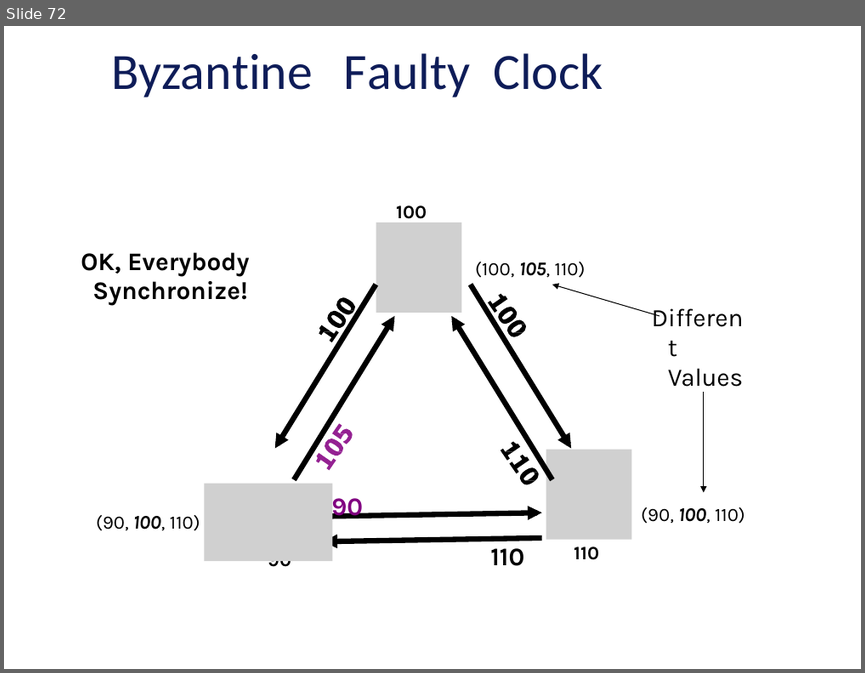
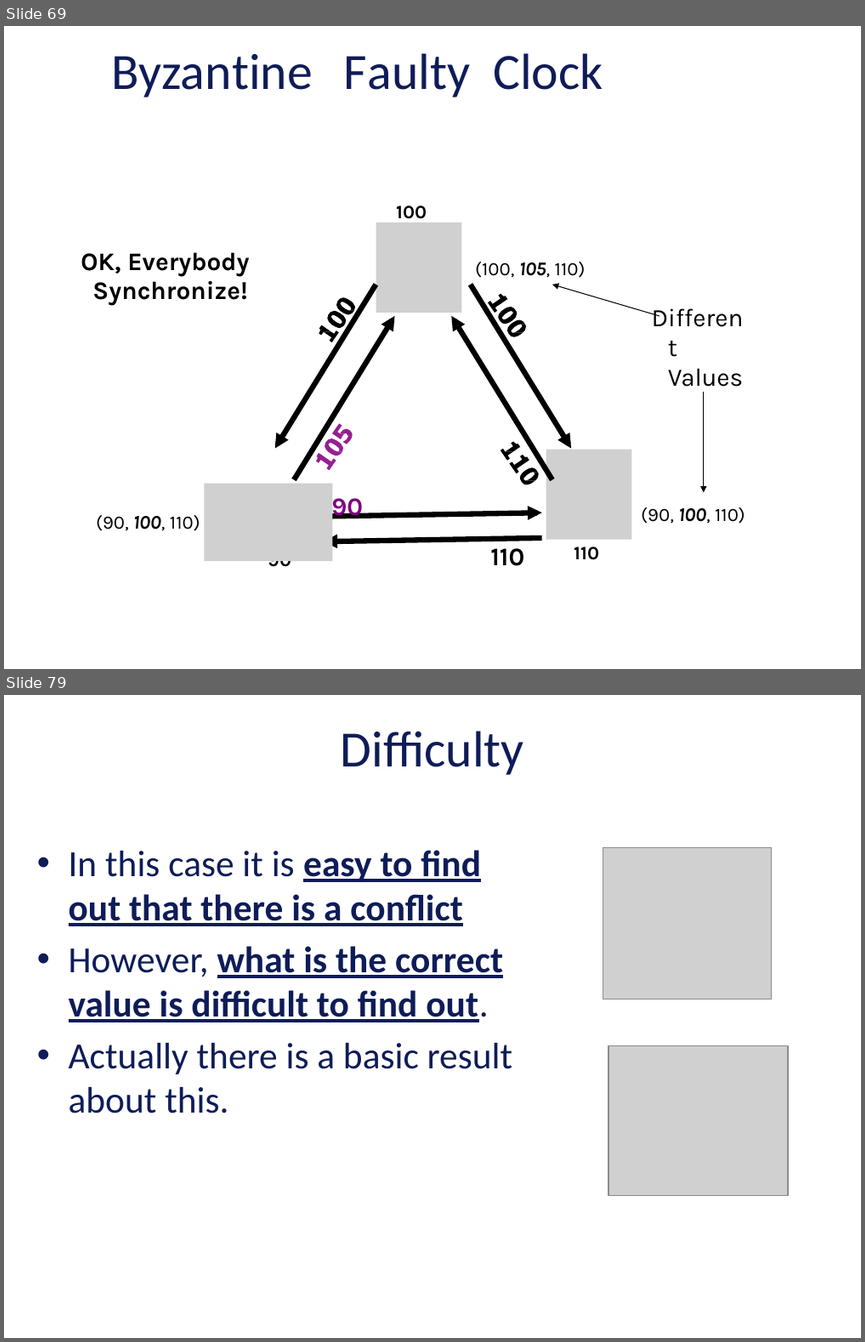
Before and after one commit to vu-resilient-distributed-systems/lectures-fall-2019, a slide deck: Module-5-AvoidingFailures/04_00_SoftwareFaultTolerance.pptx. Shown one above the other, each under a label of ours: slide 72 before the commit, slides 69 and 79 after it; the slides between them are not shown. The pictures are 865x673 and 865x1342 pixels, drawn with LibreOffice and Linux fonts; fonts in the diff are those of the drawing; grey boxes stand for pictures; background and template pictures are left out. Boxes give left, top, right and bottom in pixels: in the first picture for what was removed or moved away, otherwise in the second. Text is boxed around its words. In the diff, an @@ line names an element or a change of style, - is before the commit and + after.

```diff
--- a/Module-5-AvoidingFailures/04_00_SoftwareFaultTolerance.pptx
+++ b/Module-5-AvoidingFailures/04_00_SoftwareFaultTolerance.pptx
@@ slide 79 added at (4,695,861,1338), background picture (left out) @@
@@ title added at (341,731,524,775), 42.7 pt, text #0E1C58 @@
+Difficulty
@@ picture added at (603,847,771,999) @@
@@ text added at (69,850,512,1113), 31.1 pt, text #0E1C58, bold, underline @@
+• In this case it is easy to find out that there is a conflict
+• However, what is the correct value is difficult to find out.
+• Actually there is a basic result about this.
@@ picture added at (608,1045,787,1196) @@
@@ what was slide 72 is now slide 69 @@
```
Also in this commit, not shown: 2 slides changed, 41 other slides added, 3 slides removed, 2 other files.
